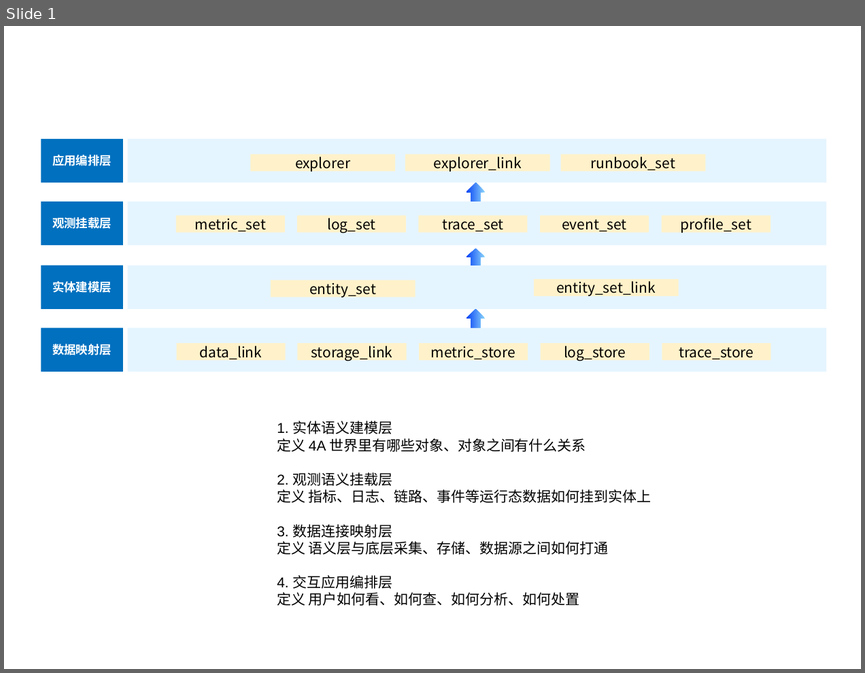
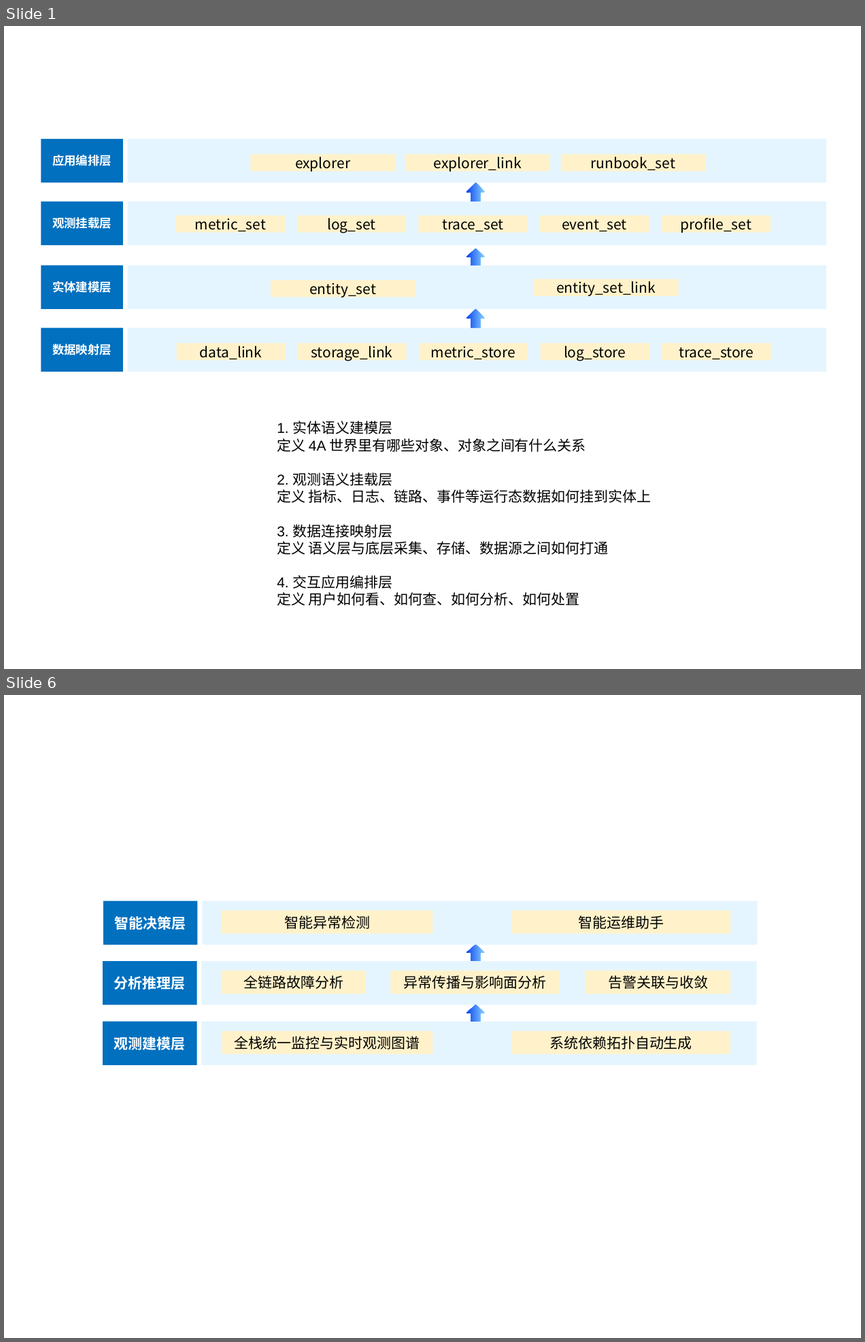
Before and after one commit to lichaoaaron/MModel, a slide deck: 架构/数据架构图.pptx. Shown one above the other, each under a label of ours: slide 1 before the commit, slides 1 and 6 after it; the slides between them are not shown. The pictures are 865x673 and 865x1342 pixels, drawn with LibreOffice and Linux fonts; fonts in the diff are those of the drawing. Boxes give left, top, right and bottom in pixels: in the first picture for what was removed or moved away, otherwise in the second. Text is boxed around its words. In the diff, an @@ line names an element or a change of style, - is before the commit and + after.

```diff
--- a/架构/数据架构图.pptx
+++ b/架构/数据架构图.pptx
@@ slide 6 added at <box>4,695,861,1338</box>, background #FFFFFF @@
@@ group added at <box>103,900,757,1065</box>: 13 rectangles, 2 left arrows @@
+分析推理层
+全链路故障分析
+异常传播与影响面分析
+告警关联与收敛
+观测建模层
+全栈统一监控与实时观测图谱
+系统依赖拓扑自动生成
+智能决策层
+智能异常检测
+智能运维助手
```
Also in this commit, not shown: 6 other slides added, 17 other files.
